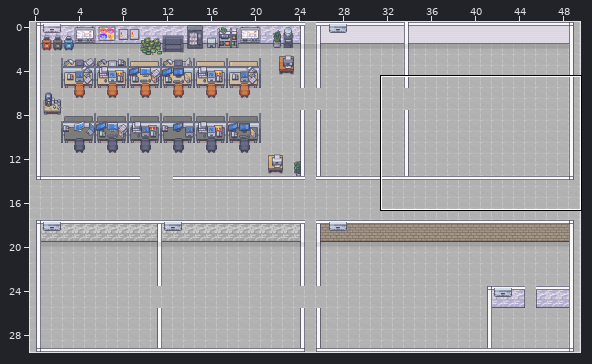
Two versions of a level (Tiled map, workmap/apps/web/public/maps/workmap2.tmx). Above, an overview of the earlier version with the close-up marked.
Close-up. As it was:
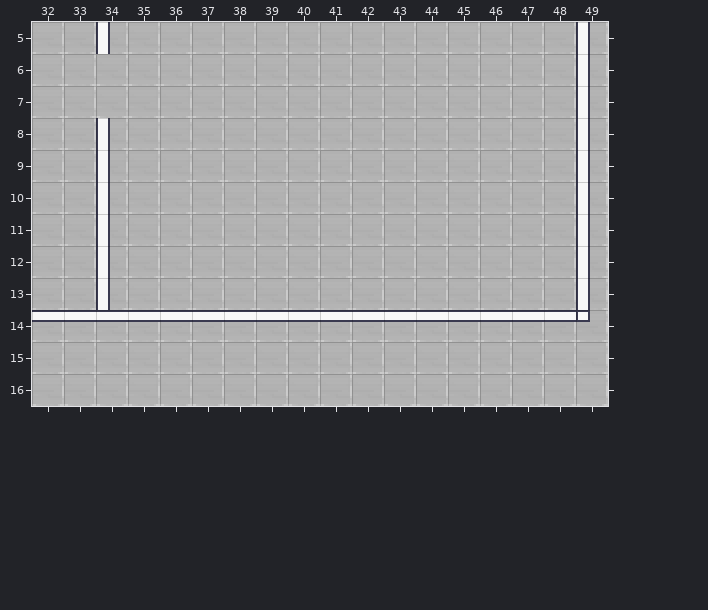
Cells are 32x32 px. Shown: x 32..49, y 5..16. The commit also changed other parts of the map, which this record leaves out.
The result:
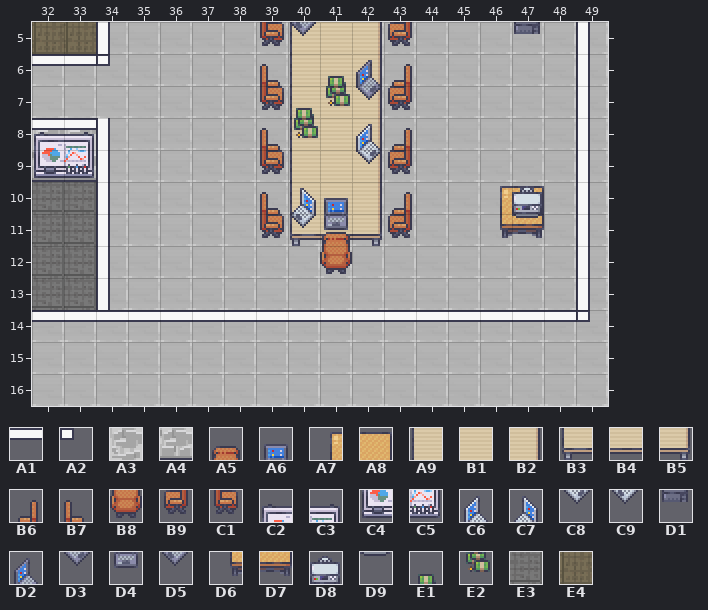
Key: from "1_Room_Builder_Officer": A1 56, A2 57, A3 117, A4 136; from "shadowless": A5 161, A6 286, A7 366, A8 367; from "sss": A9 81, B1 82, B2 83, B3 97, B4 98, B5 99, B6 164, B7 165, B8 177, B9 180, C1 181, C2 233, C3 234, C4 249, C5 250, C6 253, C7 255, C8 269, C9 271, D1 284, D2 285, D3 301, D4 302, D5 303, D6 382, D7 383, D8 393, D9 409, E1 764, E2 780; from "walls32_32": E3 171, E4 174 turned 90.
__ is an empty cell.
Tiles of an added or newly shown layer are drawn over the layers below it.
Diff:
Layer "Carpet" (added):
y 5: x 32..33 __ __ -> E4 E4
y 10..13: x 32..33 __ __ -> E3 E3
Layer "WallsPaper":
y 8: x 32..33 __ __ -> A3 A3
y 9: x 32..33 __ __ -> A4 A4
Layer "Walls":
y 6: x 32..34 __ __ __ -> A1 A1 A2
y 8: x 32..33 __ __ -> A1 A1
Layer "Tools":
y 5: x 39..43 __ __ __ __ __ -> C1 A9 B1 B2 B9
y 6: x 39..43 __ __ __ __ __ -> B7 A9 B1 B2 B6
y 7: x 39..43 __ __ __ __ __ -> C1 A9 B1 B2 B9
y 8: x 32..33 __ __ -> C2 C3; x 39..43 __ __ __ __ __ -> B7 A9 B1 B2 B6
y 9: x 32..33 __ __ -> C4 C5; x 39..43 __ __ __ __ __ -> C1 A9 B1 B2 B9
y 10: x 39..43 __ __ __ __ __ -> B7 A9 B1 B2 B6; x 46..47 __ __ -> A7 A8
y 11: x 39..43 __ __ __ __ __ -> C1 B3 B4 B5 B9; x 46..47 __ __ -> D6 D7
Layer "furniture":
y 11: x 41 __ -> A5
y 12: x 41 __ -> B8
Layer "some ons on table":
y 5: x 40 __ -> D5; x 47 __ -> D1
y 6: x 41..42 __ __ -> E1 D2
y 7: x 40..42 __ __ __ -> E1 E2 D3
y 8: x 40 __ -> E2; x 42 __ -> C6
y 9: x 42 __ -> C8
y 10: x 40..41 __ __ -> C7 A6; x 47 __ -> D8
y 11: x 40..41 __ __ -> C9 D4; x 47 __ -> D9
